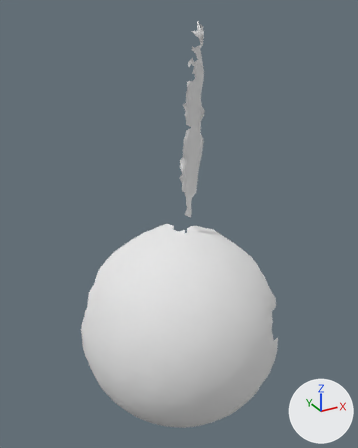
The OBJ model res/pendulum_horizontal/Pendulum_horizontal.000009.obj, before and after one commit.
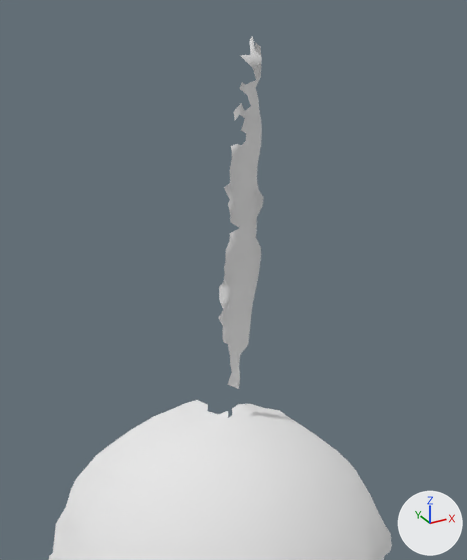
Each version appears first whole from a camera (50 mm lens) standing at (-141.0, -333.0, 402.0) and looking at (143.0, 182.0, 144.0), and next in a close-up on the part from 16% to 89% of the width and 0% to 70% of the height. Arrows for +X, +Y and +Z are at lower right; the lights stay in place. Where no turn or scale is listed for an object, it has been applied to the vertices.

Names of what the first close-up shows: 'Pendulum_horizontal.000009'.
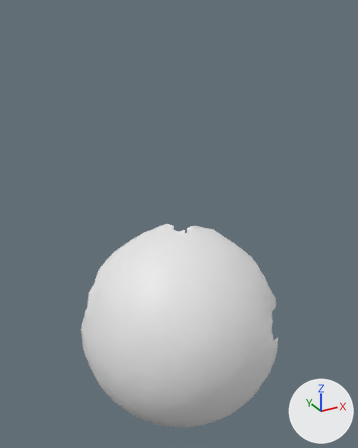
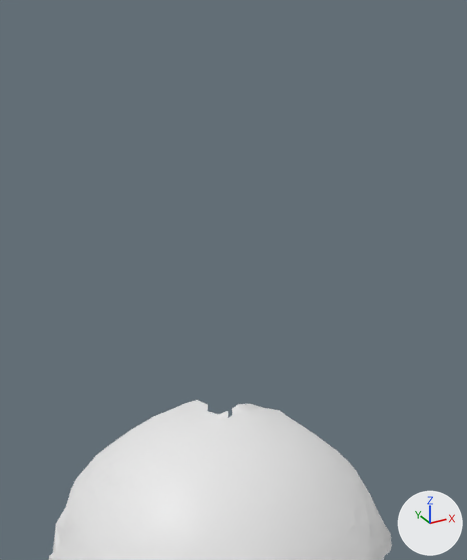
What differs and where, as boxes [x1, y1, x2, y2] in the close-ups (467 x 560 px):
'Pendulum_horizontal.000009', reshaped: before [49, 36, 392, 560]; after [49, 400, 392, 560]
part 1 of me_pendulum_horizontal_000009, deleted: before [219, 36, 263, 389]

The change, as a list of edits to the scene's bpy script:
```text
Change me_pendulum_horizontal_000009:
    where me_pendulum_horizontal_000009.from_pydata(...)  # 5092 vertices, 9997 faces; spans x 15.0..264.0, y 65.0..263.0, z -177.0..387.0
    used by ob_pendulum_horizontal_000009; location = (0.0, 0.0, 0.0)
    remove me_pendulum_horizontal_000009.materials.append(mat_pendulum_horizontal_000009)  # white #e7e7e7
    me_pendulum_horizontal_000009 part 1: the loose piece of 330 vertices spanning x 154.0..198.0, y 190.0..219.0, z 137.0..387.0 is deleted
```
